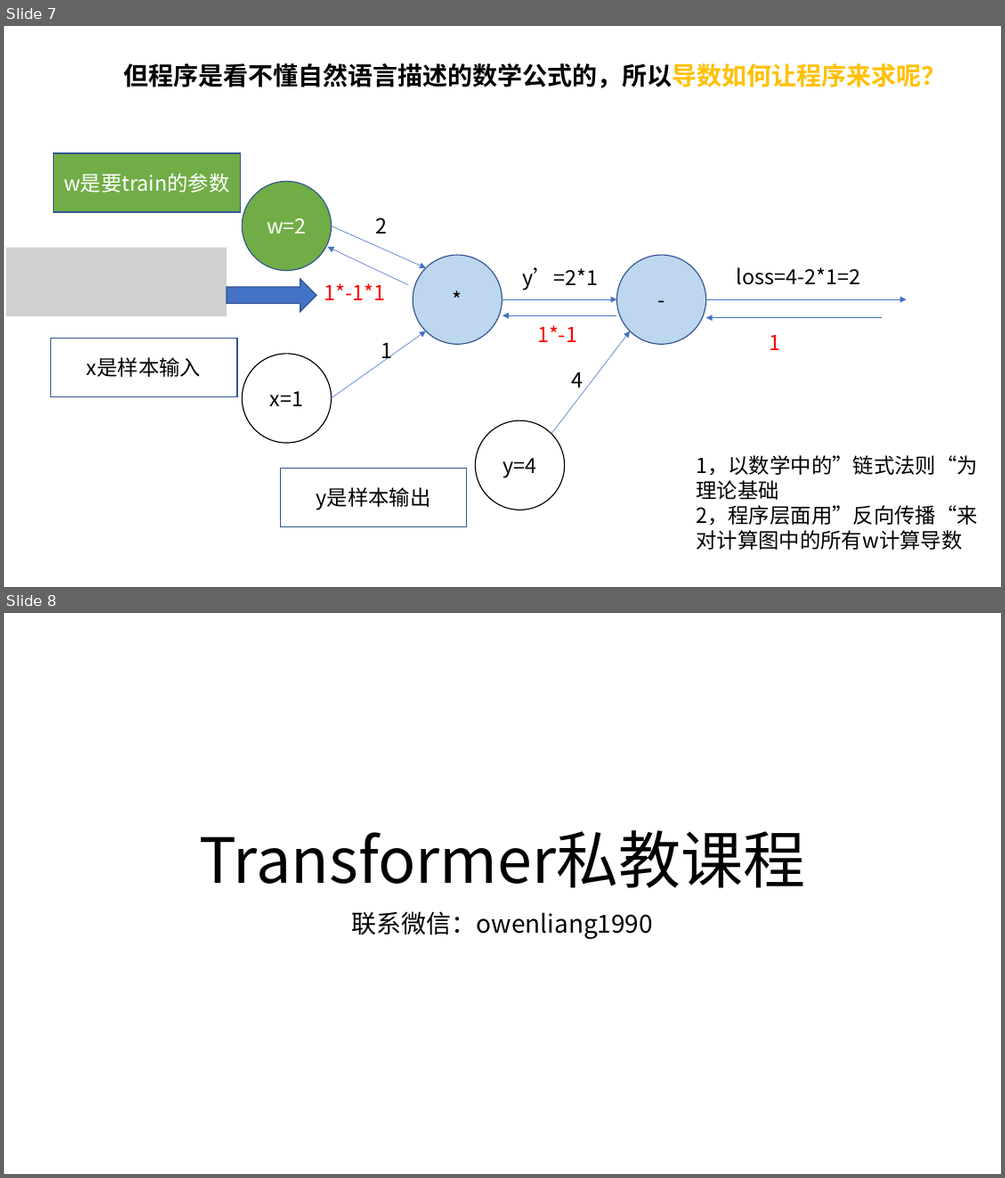
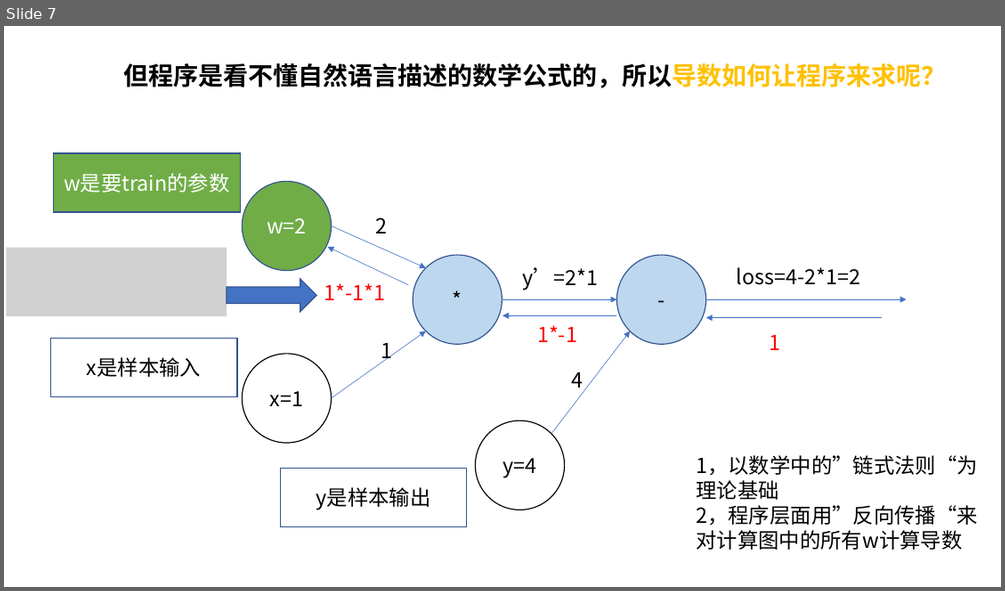
Before and after one commit to owenliang/pytorch-transformer, a slide deck: ref/AI是如何学习的.pptx. Shown one above the other, each under a label of ours: slides 7 and 8 before the commit, slide 7 after it. The pictures are 1005x1178 and 1005x591 pixels, drawn with LibreOffice and Linux fonts; fonts in the diff are those of the drawing; grey boxes stand for pictures. Boxes give left, top, right and bottom in pixels: in the first picture for what was removed or moved away, otherwise in the second. Text is boxed around its words. In the diff, an @@ line names an element or a change of style, - is before the commit and + after.

```diff
--- a/ref/AI是如何学习的.pptx
+++ b/ref/AI是如何学习的.pptx
@@ slide 8 removed at (x1=4, y1=613, x2=1001, y2=1174), background #FFFFFF @@
@@ title removed at (x1=200, y1=830, x2=806, y2=888) @@
-Transformer私教课程
@@ subtitle removed at (x1=352, y1=911, x2=653, y2=939) @@
-联系微信：owenliang1990
```
Also in this commit, not shown: 1 slide changed, 1 slide added, 1 other file.
